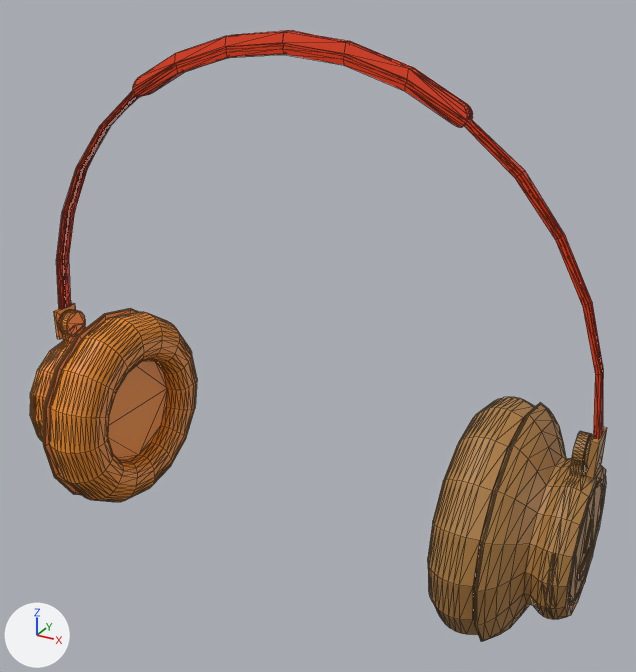
An edit to the glTF model public/3d/headphone.gltf, drawn before and after from the same camera.
Camera for both pictures: a 50 mm camera at (6.42, -6.5, 4.6) aimed at (2.81, 0.07, 1.32). Every picture has the same lights, and +X, +Y and +Z are marked at lower left. Mesh edges are drawn as thin lines. Where no turn or scale is listed for an object, it has been applied to the vertices. Vertices at the same position are counted once.
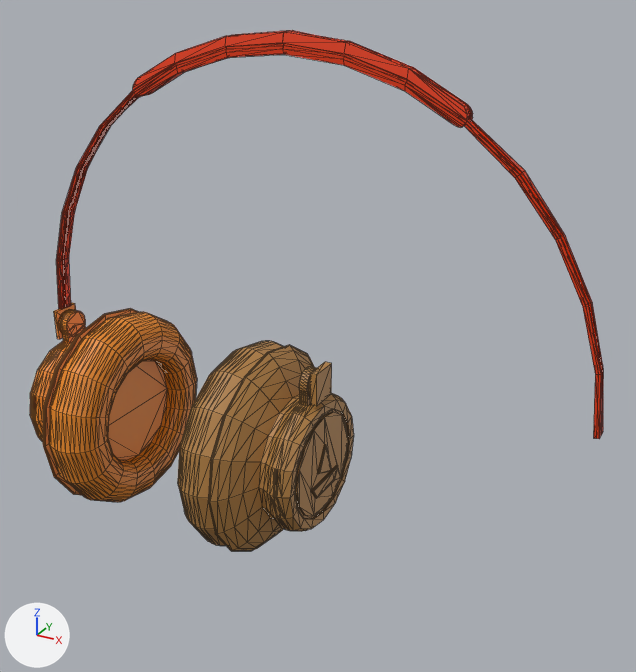
The newer file is also turned or shifted as a whole; pictures and numbers use the older file's frame.

Changed parts and their boxes [x1, y1, x2, y2] in the pictures (636 x 672 px):
'Circle.003', reshaped, moved, turned, rescaled
    before: [428, 397, 607, 642]
    after: [178, 341, 354, 551]

The change, as a list of edits to the scene's bpy script:
```text
Change me_circle_004:
    where me_circle_004.from_pydata(...)  # 978 vertices, 1910 faces; spans x -1.07..1.07, y -1.07..1.07, z -0.36..0.76
    used by ob_circle_003; location = (5.11, 0.0, 0.0); rotation_euler = (3.142, -1.571, 0.0), in degrees (180, -90, 0); scale = (-1.0, -1.0, -1.0)
    me_circle_004 part 1: the whole mesh is multiplied about its middle by the matrix ((0.0, 0.0, -1.0), (0.0, 1.0, 0.0), (-1.0, 0.0, 0.0)), then moved by (4.91, 0.0, -0.2)
Change ob_circle_003:
    ob_circle_003.rotation_euler: (3.142, -1.571, 0.0) -> (0.0, 0.0, 0.0)  # degrees (180, -90, 0) -> degrees (0, 0, 0)
    ob_circle_003.scale: (-1.0, -1.0, -1.0) -> (1.0, 1.0, 1.0)
    ob_circle_003.location: (5.11, 0.0, 0.0) -> (-2.54, 0.0, 0.0)
```
